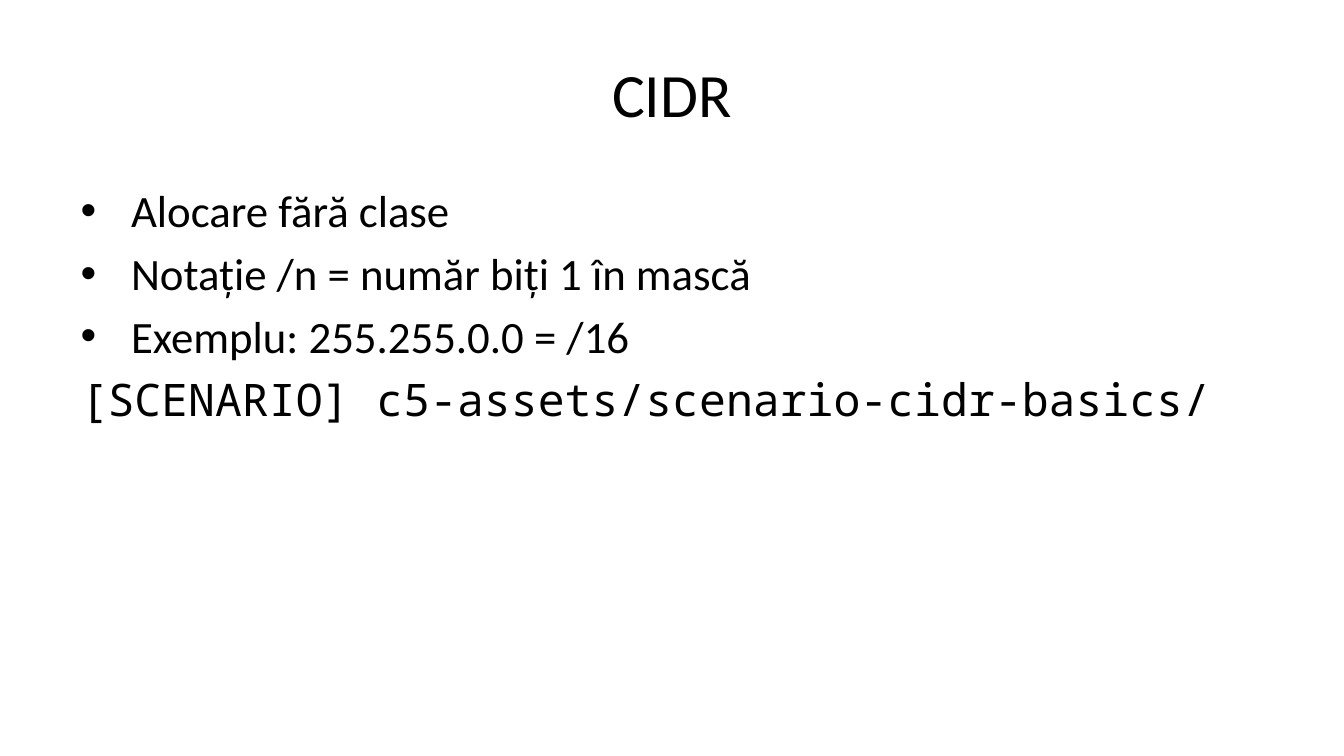
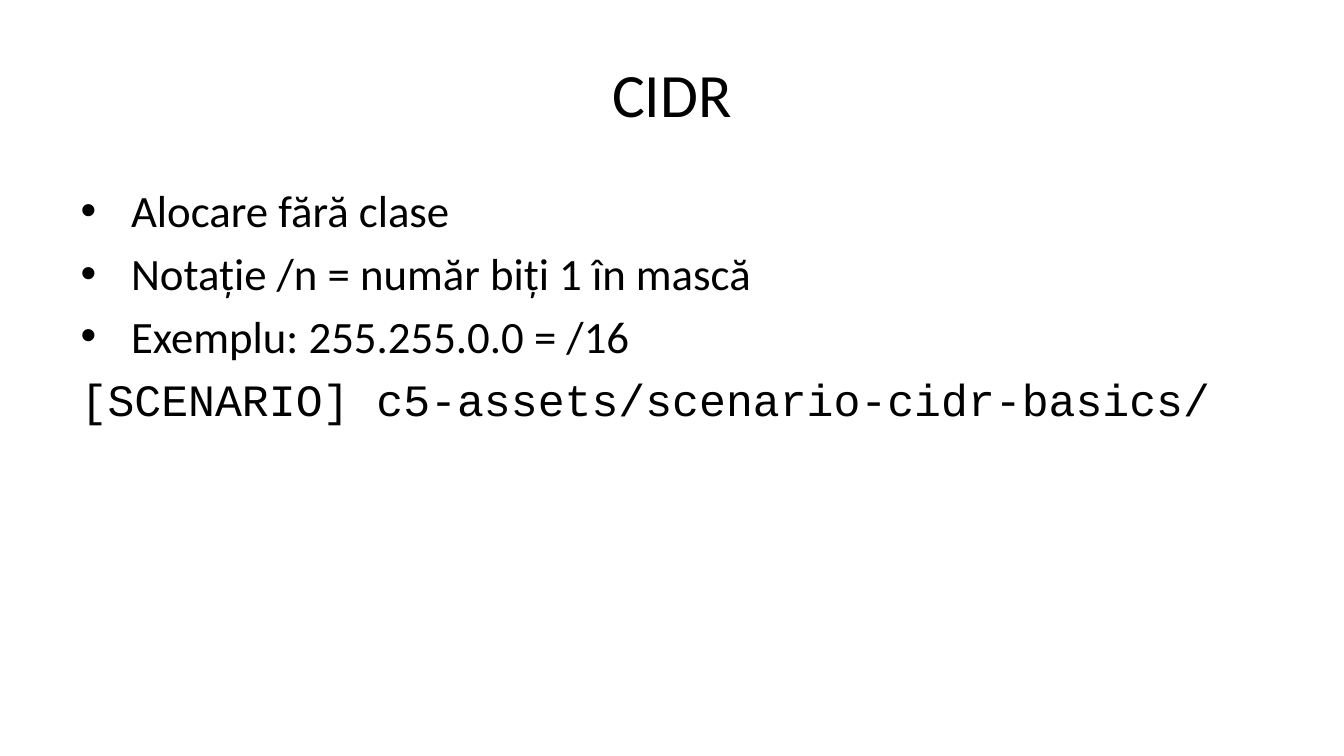
Before and after one commit to hypothetical-andrei/compnet-2025-redo, a slide deck: slide 19 of assets/course/c5/c5-nivelul-retea-adresare.pptx. Drawn at 1344x756 pixels with LibreOffice and Linux fonts; fonts in the diff are those of the drawing. Boxes give left, top, right and bottom in pixels: in the first picture for what was removed or moved away, otherwise in the second. Text is boxed around its words. In the diff, an @@ line names an element or a change of style, - is before the commit and + after.

```diff
--- a/assets/course/c5/c5-nivelul-retea-adresare.pptx
+++ b/assets/course/c5/c5-nivelul-retea-adresare.pptx
@@ text "Alocare fără clase" at [81, 196, 1210, 426]: font Noto Sans Mono to Courier New in "[SCENARIO] c5-assets/scenario-cidr-basics/" @@
```
Also in this commit, not shown: 8 other slides changed, 10 other files.
